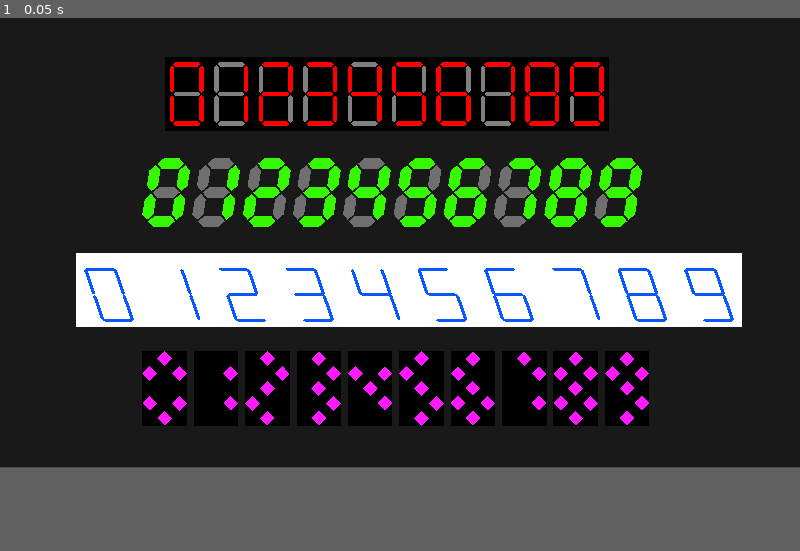
Above: before the commit, frame 1.
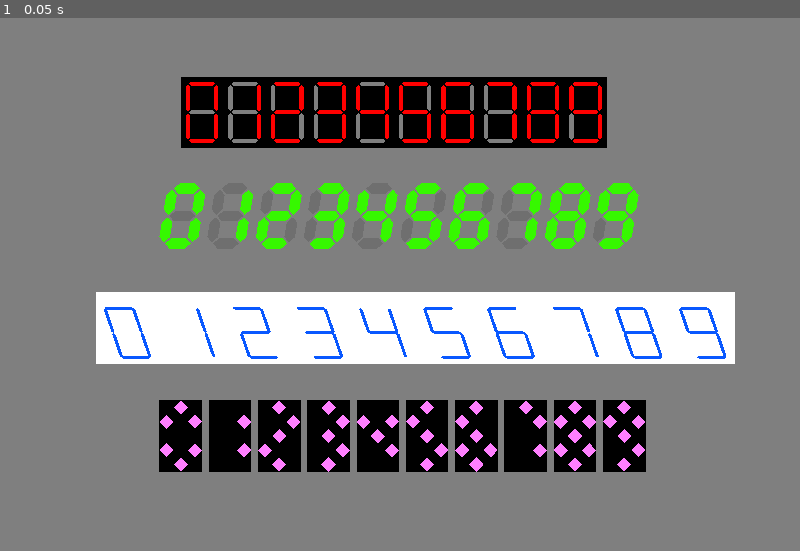
Above: after the commit, the same moment.

Repository: tatsuya19871219/7-segment-display-shader-demo
Game: Godot game, scene res://main.tscn
The game is run twice, just before and just after one commit, with the same random seed, the same clock (stepped at 60 frames per second) and the same inputs. The project has no main scene, so this scene is started directly.
Inputs:
- Up to frame 1 (0.05 s): no input
In our replay, the window is 800x450 before the commit and 800x533 after it. These sizes can differ from the game's own. Grey fills any space a smaller window leaves; there, only what the larger window draws over its background counts as a difference.

The runs differ from the first frame. In frame 1, 74% of the frame differs, in the area x 0-100%, y 0-86%.

Commit message:
Edit the project settings.

Diff:
--- a/demo/main.tscn
+++ b/demo/main.tscn
@@ -494,78 +494,77 @@
 
 [node name="background" type="ColorRect" parent="."]
 modulate = Color(0.498039, 0.498039, 0.498039, 1)
-offset_right = 1154.0
-offset_bottom = 647.0
-color = Color(0.196078, 0.196078, 0.196078, 1)
+offset_right = 1200.0
+offset_bottom = 800.0
 metadata/_edit_lock_ = true
 
 [node name="demo1" type="Node2D" parent="."]
-position = Vector2(237, 56)
+position = Vector2(270, 88)
 script = ExtResource("1_pt6dx")
 color_off = Color(0.498039, 0.498039, 0.498039, 1)
 metadata/_edit_group_ = true
 
 [node name="0" type="ColorRect" parent="demo1"]
-material = SubResource("ShaderMaterial_8mend")
+material = SubResource("ShaderMaterial_56661")
 offset_right = 63.9996
 offset_bottom = 64.0
 
 [node name="1" type="ColorRect" parent="demo1"]
-material = SubResource("ShaderMaterial_7yr0f")
+material = SubResource("ShaderMaterial_0acjr")
 offset_left = 64.0
 offset_right = 128.0
 offset_bottom = 64.0
 
 [node name="2" type="ColorRect" parent="demo1"]
-material = SubResource("ShaderMaterial_hxv2f")
+material = SubResource("ShaderMaterial_knykg")
 offset_left = 128.0
 offset_right = 192.0
 offset_bottom = 64.0
 
 [node name="3" type="ColorRect" parent="demo1"]
-material = SubResource("ShaderMaterial_1m5ue")
+material = SubResource("ShaderMaterial_nxahw")
 offset_left = 192.0
 offset_right = 256.0
 offset_bottom = 64.0
 
 [node name="4" type="ColorRect" parent="demo1"]
-material = SubResource("ShaderMaterial_pm5li")
+material = SubResource("ShaderMaterial_2lcwr")
 offset_left = 256.0
 offset_right = 320.0
 offset_bottom = 64.0
 
 [node name="5" type="ColorRect" parent="demo1"]
-material = SubResource("ShaderMaterial_upxls")
+material = SubResource("ShaderMaterial_0l4or")
 offset_left = 320.0
 offset_right = 384.0
 offset_bottom = 64.0
 
 [node name="6" type="ColorRect" parent="demo1"]
-material = SubResource("ShaderMaterial_ngo7v")
+material = SubResource("ShaderMaterial_2at4c")
 offset_left = 384.0
 offset_right = 448.0
 offset_bottom = 64.0
 
 [node name="7" type="ColorRect" parent="demo1"]
-material = SubResource("ShaderMaterial_p6ked")
+material = SubResource("ShaderMaterial_xq4oi")
 offset_left = 448.0
 offset_right = 512.0
 offset_bottom = 64.0
 
 [node name="8" type="ColorRect" parent="demo1"]
-material = SubResource("ShaderMaterial_aphf8")
+material = SubResource("ShaderMaterial_0c1a7")
 offset_left = 512.0
 offset_right = 576.0
 offset_bottom = 64.0
 
 [node name="9" type="ColorRect" parent="demo1"]
-material = SubResource("ShaderMaterial_7uvqx")
+material = SubResource("ShaderMaterial_l35l5")
 offset_left = 576.0
 offset_right = 640.004
 offset_bottom = 64.0
 
 [node name="demo2" type="Node2D" parent="."]
-position = Vector2(199, 196)
+position = Vector2(232, 242)
 script = ExtResource("1_pt6dx")
 skew_angle = 15.0
 segment_width = 0.25
@@ -576,66 +575,66 @@
 metadata/_edit_group_ = true
 
 [node name="0" type="ColorRect" parent="demo2"]
-material = SubResource("ShaderMaterial_xjwfy")
+material = SubResource("ShaderMaterial_45pdk")
 offset_right = 63.9996
 offset_bottom = 64.0
 
 [node name="1" type="ColorRect" parent="demo2"]
-material = SubResource("ShaderMaterial_8p4ar")
+material = SubResource("ShaderMaterial_bp334")
 offset_left = 72.3537
 offset_right = 136.353
 offset_bottom = 64.0
 
 [node name="2" type="ColorRect" parent="demo2"]
-material = SubResource("ShaderMaterial_vxb65")
+material = SubResource("ShaderMaterial_v72dq")
 offset_left = 144.707
 offset_right = 208.707
 offset_bottom = 64.0
 
 [node name="3" type="ColorRect" parent="demo2"]
-material = SubResource("ShaderMaterial_px11c")
+material = SubResource("ShaderMaterial_yj8ui")
 offset_left = 217.061
 offset_right = 281.061
 offset_bottom = 64.0
 
 [node name="4" type="ColorRect" parent="demo2"]
-material = SubResource("ShaderMaterial_k1v7m")
+material = SubResource("ShaderMaterial_rw5s5")
 offset_left = 289.415
 offset_right = 353.415
 offset_bottom = 64.0
 
 [node name="5" type="ColorRect" parent="demo2"]
-material = SubResource("ShaderMaterial_3cog6")
+material = SubResource("ShaderMaterial_nqwk5")
 offset_left = 361.768
 offset_right = 425.768
 offset_bottom = 64.0
 
 [node name="6" type="ColorRect" parent="demo2"]
-material = SubResource("ShaderMaterial_i50mb")
+material = SubResource("ShaderMaterial_r0oea")
 offset_left = 434.122
 offset_right = 498.122
 offset_bottom = 64.0
 
 [node name="7" type="ColorRect" parent="demo2"]
-material = SubResource("ShaderMaterial_nm3s8")
+material = SubResource("ShaderMaterial_piqm1")
 offset_left = 506.476
 offset_right = 570.476
 offset_bottom = 64.0
 
 [node name="8" type="ColorRect" parent="demo2"]
-material = SubResource("ShaderMaterial_r48rp")
+material = SubResource("ShaderMaterial_ht80u")
 offset_left = 578.829
 offset_right = 642.829
 offset_bottom = 64.0
 
 [node name="9" type="ColorRect" parent="demo2"]
-material = SubResource("ShaderMaterial_tgldo")
+material = SubResource("ShaderMaterial_4vrjm")
 offset_left = 651.183
 offset_right = 715.187
 offset_bottom = 64.0
 
 [node name="demo3" type="Node2D" parent="."]
-position = Vector2(141, 338)
+position = Vector2(174, 412)
 script = ExtResource("1_pt6dx")
 skew_angle = -30.0
 segment_width = 0.075
@@ -645,66 +644,66 @@
 metadata/_edit_group_ = true
 
 [node name="0" type="ColorRect" parent="demo3"]
-material = SubResource("ShaderMaterial_rshg7")
+material = SubResource("ShaderMaterial_anyek")
 offset_right = 63.9996
 offset_bottom = 64.0
 
 [node name="1" type="ColorRect" parent="demo3"]
-material = SubResource("ShaderMaterial_j24re")
+material = SubResource("ShaderMaterial_0q7pc")
 offset_left = 96.0
 offset_right = 160.001
 offset_bottom = 64.0
 
 [node name="2" type="ColorRect" parent="demo3"]
-material = SubResource("ShaderMaterial_sqkb5")
+material = SubResource("ShaderMaterial_4ywb6")
 offset_left = 192.0
 offset_right = 256.0
 offset_bottom = 64.0
 
 [node name="3" type="ColorRect" parent="demo3"]
-material = SubResource("ShaderMaterial_xwfku")
+material = SubResource("ShaderMaterial_nrcc0")
 offset_left = 288.0
 offset_right = 352.0
 offset_bottom = 64.0
 
 [node name="4" type="ColorRect" parent="demo3"]
-material = SubResource("ShaderMaterial_m5hkm")
+material = SubResource("ShaderMaterial_68uy5")
 offset_left = 384.0
 offset_right = 448.0
 offset_bottom = 64.0
 
 [node name="5" type="ColorRect" parent="demo3"]
-material = SubResource("ShaderMaterial_itx86")
+material = SubResource("ShaderMaterial_gfh8w")
 offset_left = 480.0
 offset_right = 544.0
 offset_bottom = 64.0
 
 [node name="6" type="ColorRect" parent="demo3"]
-material = SubResource("ShaderMaterial_0q3vh")
+material = SubResource("ShaderMaterial_k5xii")
 offset_left = 576.0
 offset_right = 639.999
 offset_bottom = 64.0
 
 [node name="7" type="ColorRect" parent="demo3"]
-material = SubResource("ShaderMaterial_ymj28")
+material = SubResource("ShaderMaterial_o50gk")
 offset_left = 672.0
 offset_right = 736.001
 offset_bottom = 64.0
 
 [node name="8" type="ColorRect" parent="demo3"]
-material = SubResource("ShaderMaterial_t0k28")
+material = SubResource("ShaderMaterial_3uaeq")
 offset_left = 768.0
 offset_right = 832.0
 offset_bottom = 64.0
 
 [node name="9" type="ColorRect" parent="demo3"]
-material = SubResource("ShaderMaterial_baxed")
+material = SubResource("ShaderMaterial_jrvhr")
 offset_left = 864.0
 offset_right = 928.004
 offset_bottom = 64.0
 
 [node name="demo4" type="Node2D" parent="."]
-position = Vector2(205, 480)
+position = Vector2(238, 574)
 script = ExtResource("1_pt6dx")
 segment_width = 0.333
 color_on = Color(1, 0, 1, 0)
--- a/demo/project.godot
+++ b/demo/project.godot
@@ -11,11 +11,14 @@
 [application]
 
 config/name="7SegmentDisplayShaderDemo"
+config/description="A demo project for 7-segment display shader."
 config/features=PackedStringArray("4.1", "GL Compatibility")
 config/icon="res://icon.svg"
 
 [display]
 
+window/size/viewport_width=1200
+window/size/viewport_height=800
 window/stretch/mode="canvas_items"
 
 [dotnet]
--- a/demo/shader/7-segment_display.tres
+++ b/demo/shader/7-segment_display.tres
@@ -875,7 +875,6 @@
 
 }
 "
-graph_offset = Vector2(-500.601, -605.956)
 mode = 1
 flags/light_only = false
 nodes/vertex/0/position = Vector2(1140, -360)
Not shown: 50 places in demo/main.tscn that only renumber resources
